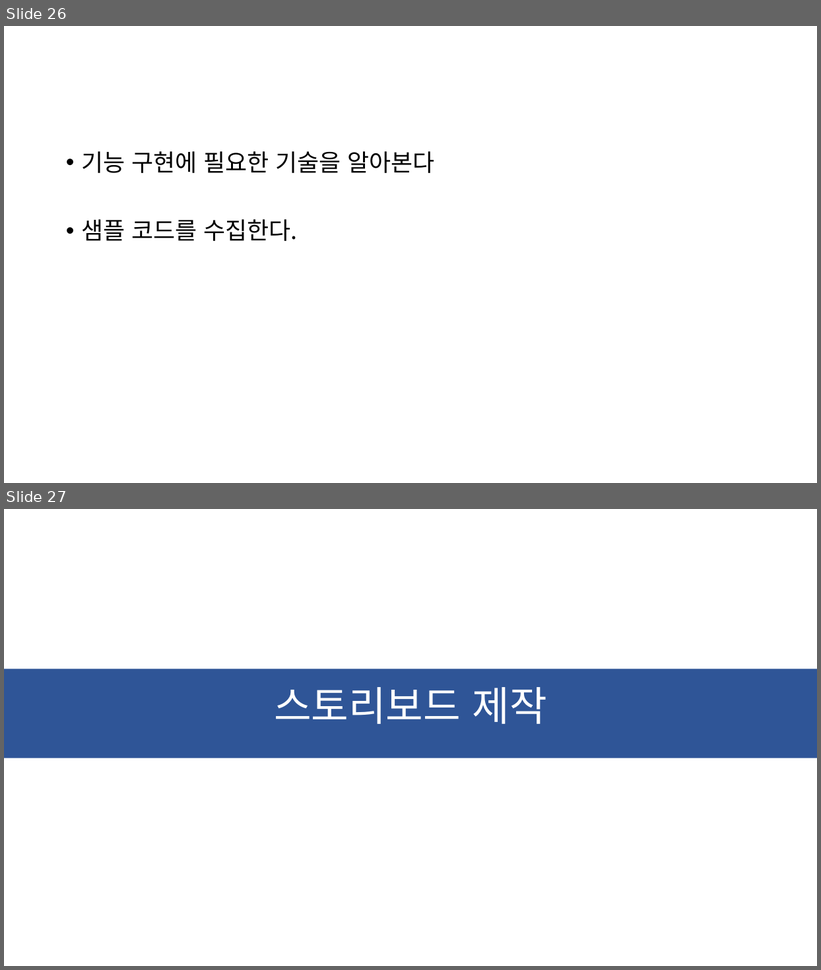
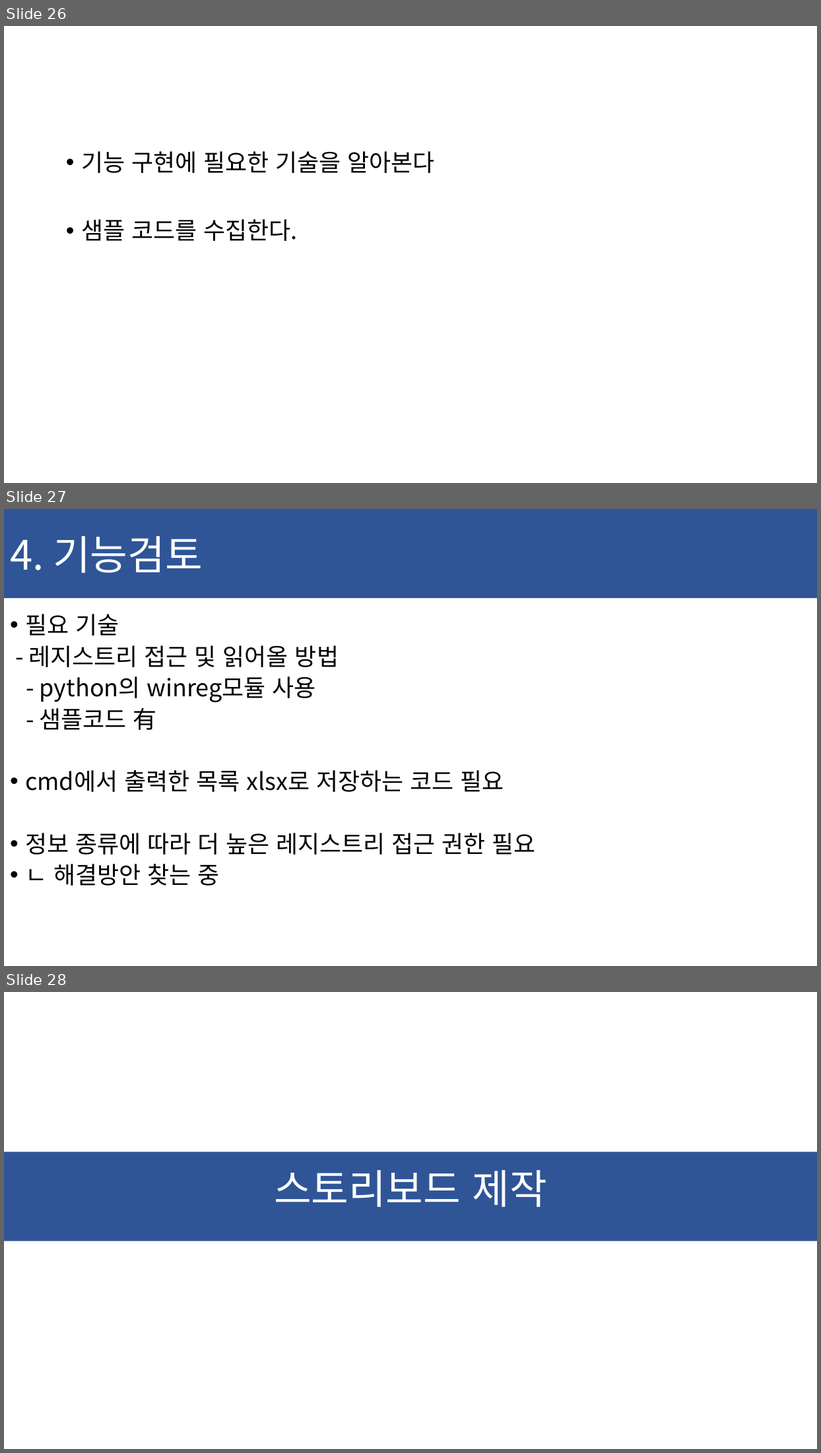
Before and after one commit to ChaeSung-Lee/DJ_InternShip, a slide deck: 2021_Summer/jp.hong/Project_BnD_jph.pptx. Shown one above the other, each under a label of ours: slides 26 and 27 before the commit, slides 26, 27 and 28 after it. The pictures are 821x970 and 821x1453 pixels, drawn with LibreOffice and Linux fonts; fonts in the diff are those of the drawing. Boxes give left, top, right and bottom in pixels: in the first picture for what was removed or moved away, otherwise in the second. Text is boxed around its words. In the diff, an @@ line names an element or a change of style, - is before the commit and + after.

```diff
--- a/2021_Summer/jp.hong/Project_BnD_jph.pptx
+++ b/2021_Summer/jp.hong/Project_BnD_jph.pptx
@@ slide 27 added at (x1=4, y1=509, x2=817, y2=966), background #FFFFFF @@
@@ rectangle added at (x1=4, y1=509, x2=817, y2=598), fill #2F5597, 48 pt, text #FFFFFF @@
+4. 기능검토
@@ text added at (x1=25, y1=614, x2=536, y2=886), 28 pt, text #000000 @@
+• 필요 기술
+- 레지스트리 접근 및 읽어올 방법
+- python의 winreg모듈 사용
+- 샘플코드 有
+• cmd에서 출력한 목록 xlsx로 저장하는 코드 필요
+• 정보 종류에 따라 더 높은 레지스트리 접근 권한 필요
+• ㄴ 해결방안 찾는 중
@@ what was slide 27 is now slide 28 @@
```
Also in this commit, not shown: 4 slides changed.
